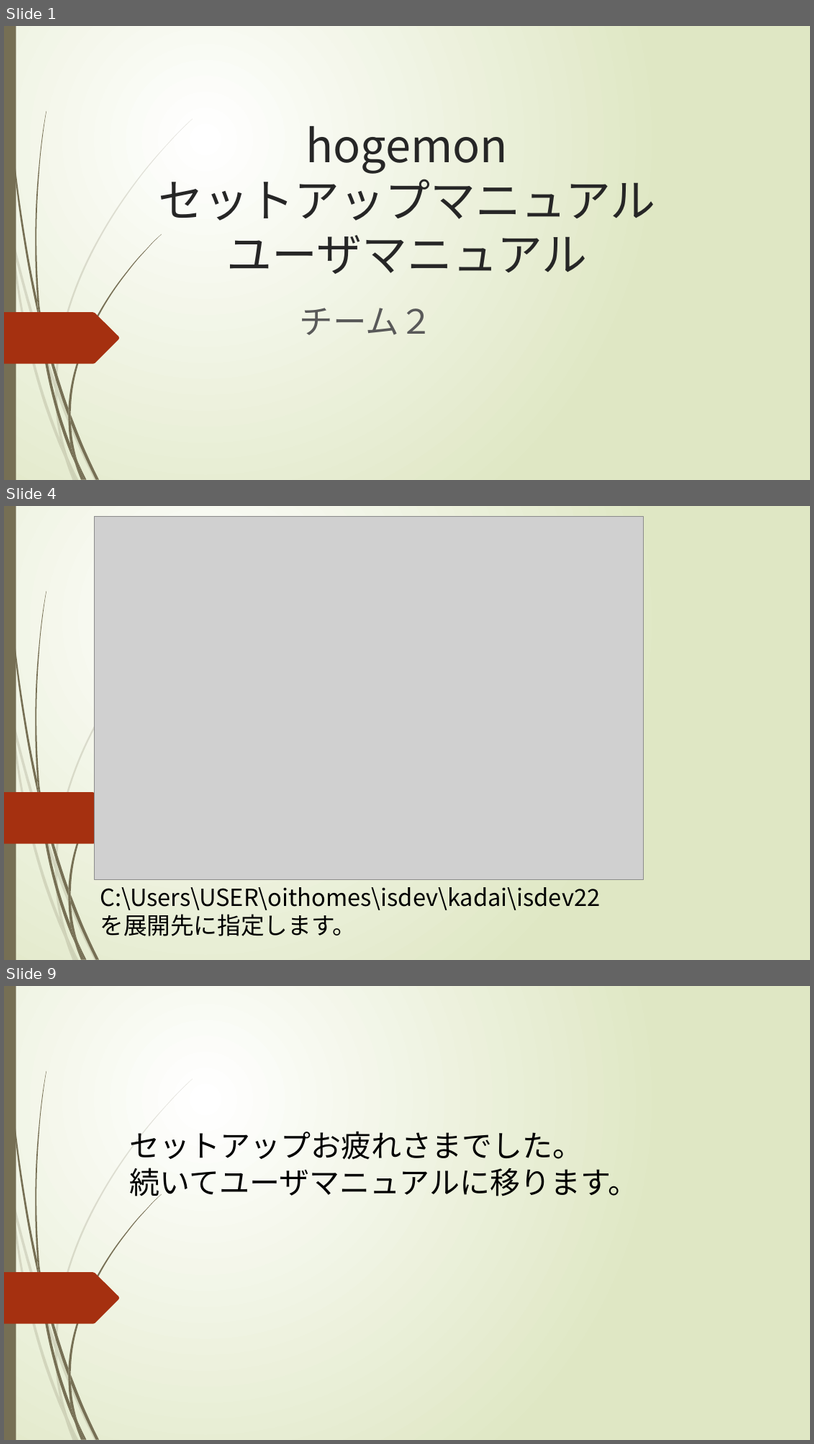
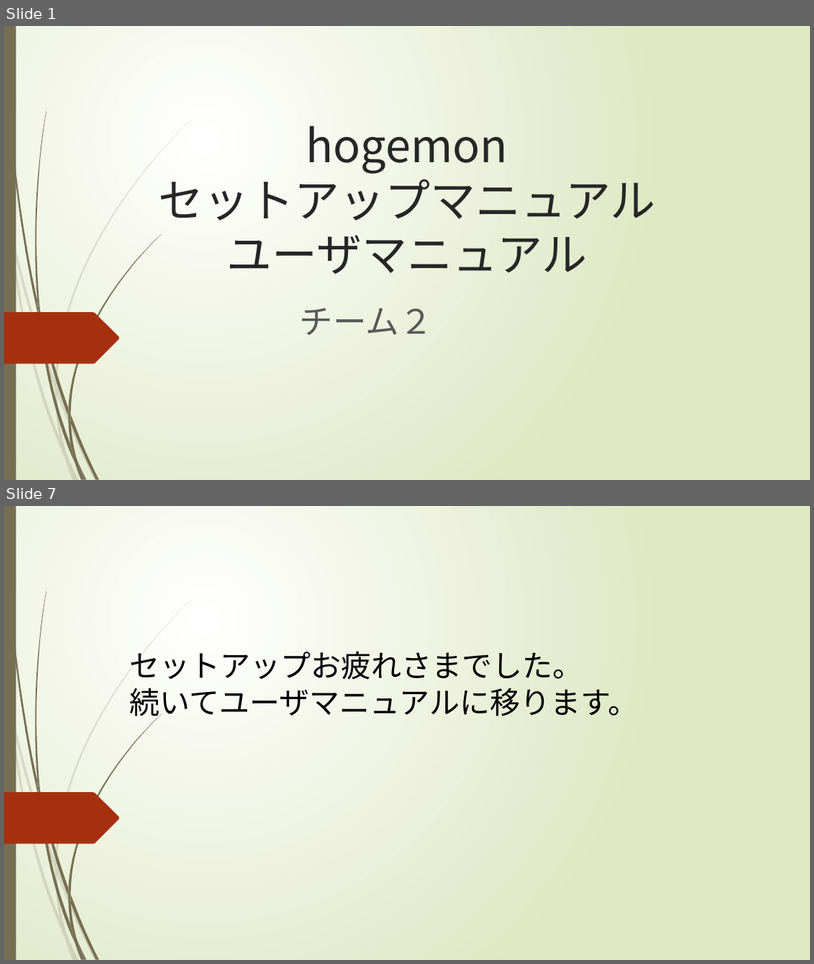
Before and after one commit to e1b20111/hogemon, a slide deck: hogemonマニュアル.pptx. Shown one above the other, each under a label of ours: slides 1, 4 and 9 before the commit, slides 1 and 7 after it; the slides between them are not shown. The pictures are 814x1444 and 814x964 pixels, drawn with LibreOffice and Linux fonts; fonts in the diff are those of the drawing; grey boxes stand for pictures. Boxes give left, top, right and bottom in pixels: in the first picture for what was removed or moved away, otherwise in the second. Text is boxed around its words. In the diff, an @@ line names an element or a change of style, - is before the commit and + after.

```diff
--- a/hogemonマニュアル.pptx
+++ b/hogemonマニュアル.pptx
@@ slide 4 removed at [4, 506, 810, 960], background gradient #FFFFFF to #DFE8C4; not listed: 24 template elements that a slide beside it also shows @@
@@ picture removed at [94, 516, 644, 880] @@
@@ text removed at [100, 887, 600, 936] @@
-C:\Users\USER\oithomes\isdev\kadai\isdev22
-を展開先に指定します。
@@ what was slide 9 is now slide 7 @@
```
Also in this commit, not shown: 2 slides changed, 3 slides added, 4 other slides removed.
